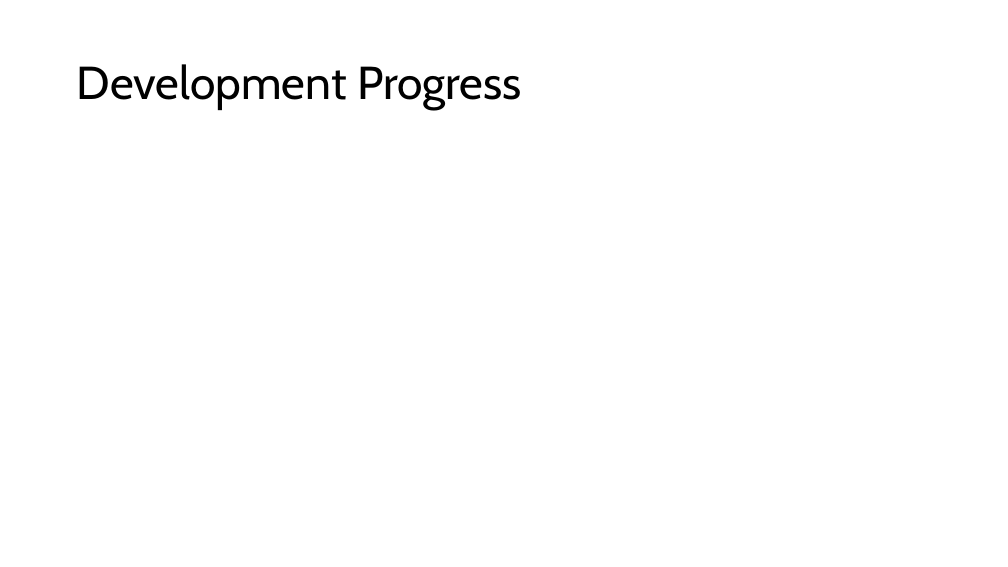
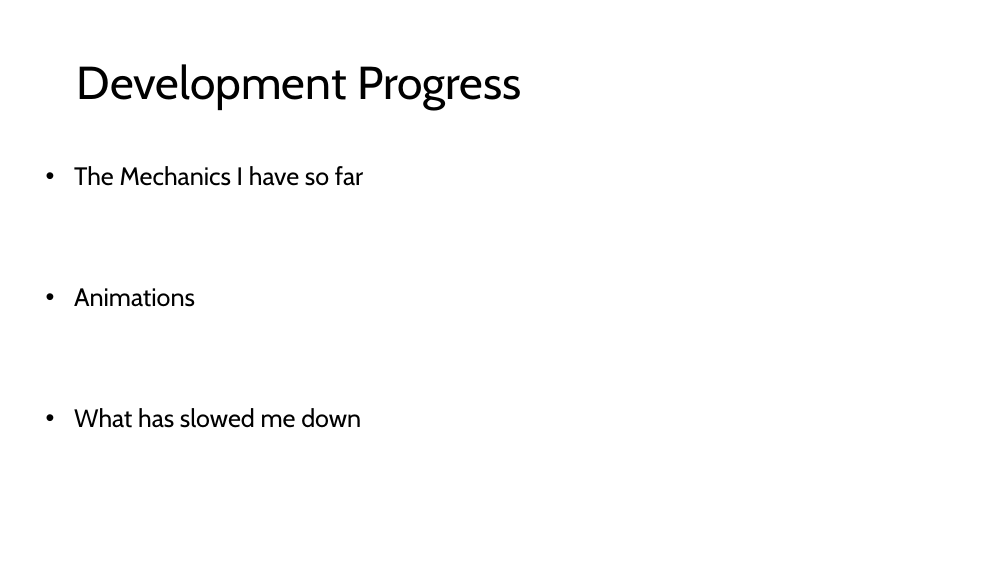
Before and after one commit to ANARKYproductions224/Sentence-Served, a slide deck: slide 4 of Sentence Served Folder/Progress Presentation.pptx (slide 3 before the commit). Drawn at 1008x567 pixels with LibreOffice and Linux fonts; fonts in the diff are those of the drawing. Boxes give left, top, right and bottom in pixels: in the first picture for what was removed or moved away, otherwise in the second. Text is boxed around its words. In the diff, an @@ line names an element or a change of style, - is before the commit and + after.

```diff
--- a/Sentence Served Folder/Progress Presentation.pptx
+++ b/Sentence Served Folder/Progress Presentation.pptx
@@ text added at <box>74,166,363,428</box>, 24 pt, text #000000 @@
+• The Mechanics I have so far
+• Animations
+• What has slowed me down
```
Also in this commit, not shown: 3 other slides changed, 1 slide added, 1 other file.
